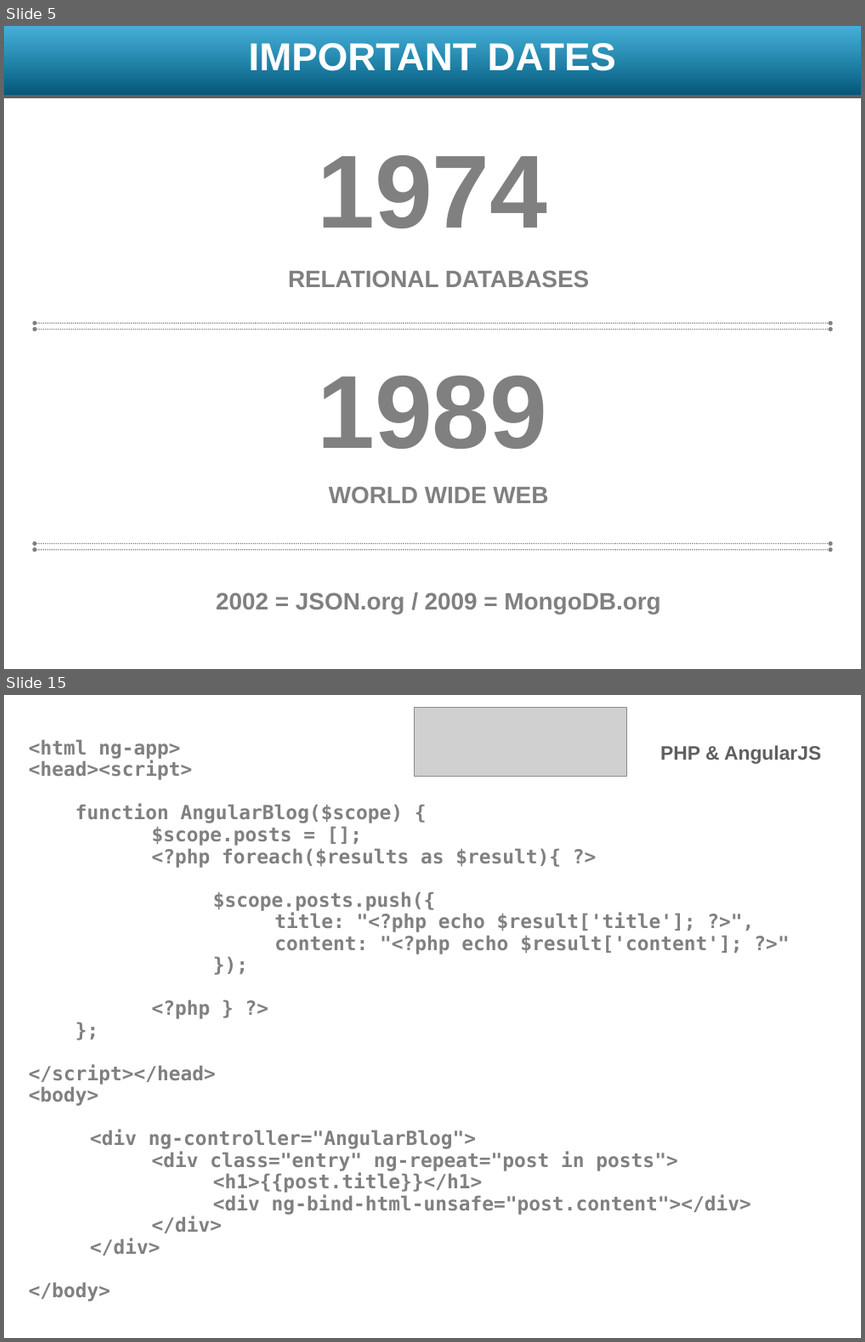
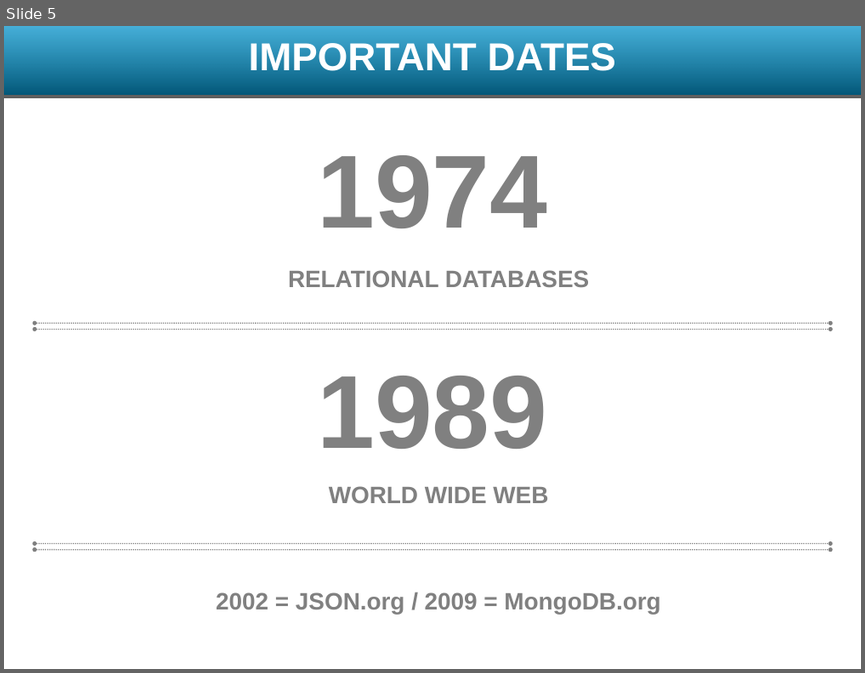
Before and after one commit to meghangill/klmugs, a slide deck: presentations/klmug-11/JSON.pptx. Shown one above the other, each under a label of ours: slides 5 and 15 before the commit, slide 5 after it; the slides between them are not shown. The pictures are 865x1342 and 865x673 pixels, drawn with LibreOffice and Linux fonts; fonts in the diff are those of the drawing; grey boxes stand for pictures; background and template pictures are left out. Boxes give left, top, right and bottom in pixels: in the first picture for what was removed or moved away, otherwise in the second. Text is boxed around its words. In the diff, an @@ line names an element or a change of style, - is before the commit and + after.

```diff
--- a/presentations/klmug-11/JSON.pptx
+++ b/presentations/klmug-11/JSON.pptx
@@ slide 15 removed at [4,695,861,1338], background picture (left out) @@
@@ picture removed at [415,708,627,776] @@
@@ text removed at [660,745,821,764] @@
-PHP & AngularJS
@@ text removed at [29,804,751,1301] @@
-<html ng-app>
-<head><script>
-function AngularBlog($scope) {
-$scope.posts = [];
-<?php foreach($results as $result){ ?>
-$scope.posts.push({
-title: "<?php echo $result['title']; ?>",
-content: "<?php echo $result['content']; ?>"
-});
-<?php } ?>
-};
-</script></head>
-<body>
-<div ng-controller="AngularBlog">
-<div class="entry" ng-repeat="post in posts">
-<h1>{{post.title}}</h1>
-<div ng-bind-html-unsafe="post.content"></div>
-</div>
-</div>
-</body>
```
Also in this commit, not shown: 7 slides changed, 10 slides added, 5 other slides removed, 2 other files.
